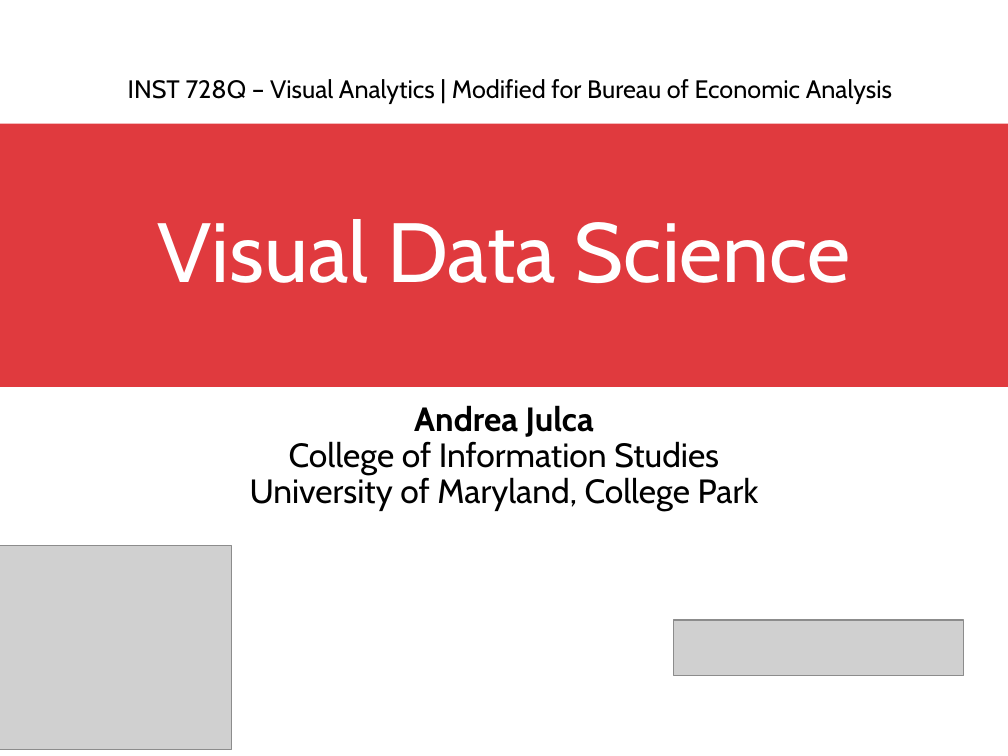
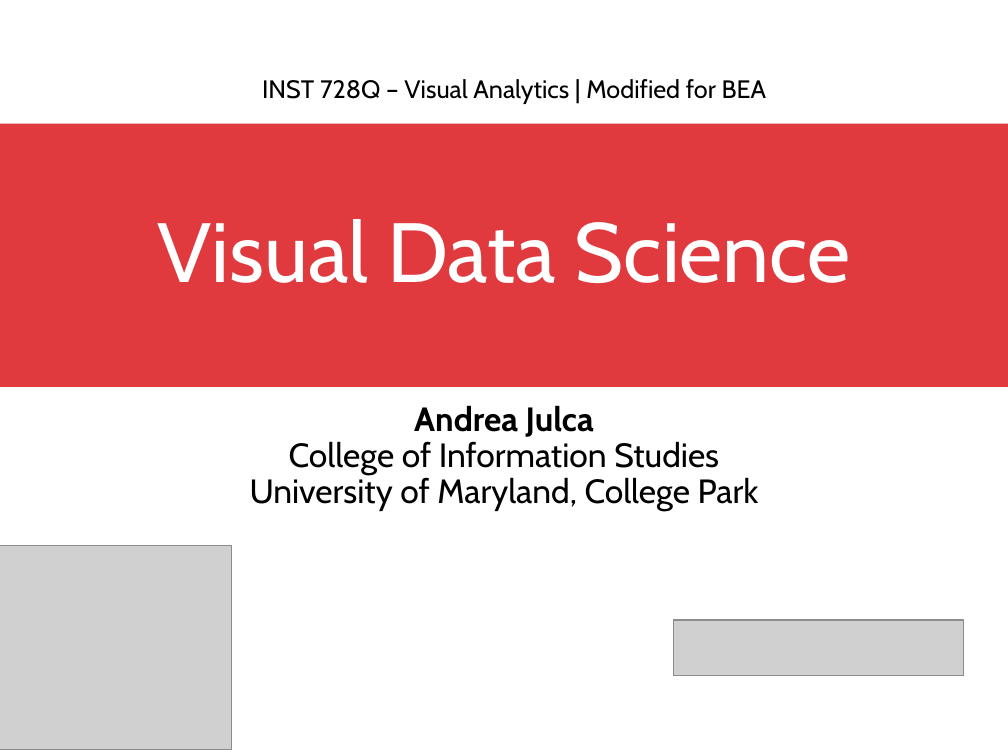
Before and after one commit to DreaJulca/streamvis-lecture, a slide deck: slide 1 of Visual Data Science.pptx. Drawn at 1008x756 pixels with LibreOffice and Linux fonts; fonts in the diff are those of the drawing; grey boxes stand for pictures. Boxes give left, top, right and bottom in pixels: in the first picture for what was removed or moved away, otherwise in the second. Text is boxed around its words. In the diff, an @@ line names an element or a change of style, - is before the commit and + after.

```diff
--- a/Visual Data Science.pptx
+++ b/Visual Data Science.pptx
@@ text at (262,79,767,104): text changed @@
-INST 728Q – Visual Analytics | Modified for Bureau of Economic Analysis
+INST 728Q – Visual Analytics | Modified for BEA
```
Also in this commit, not shown: 1 other file.
